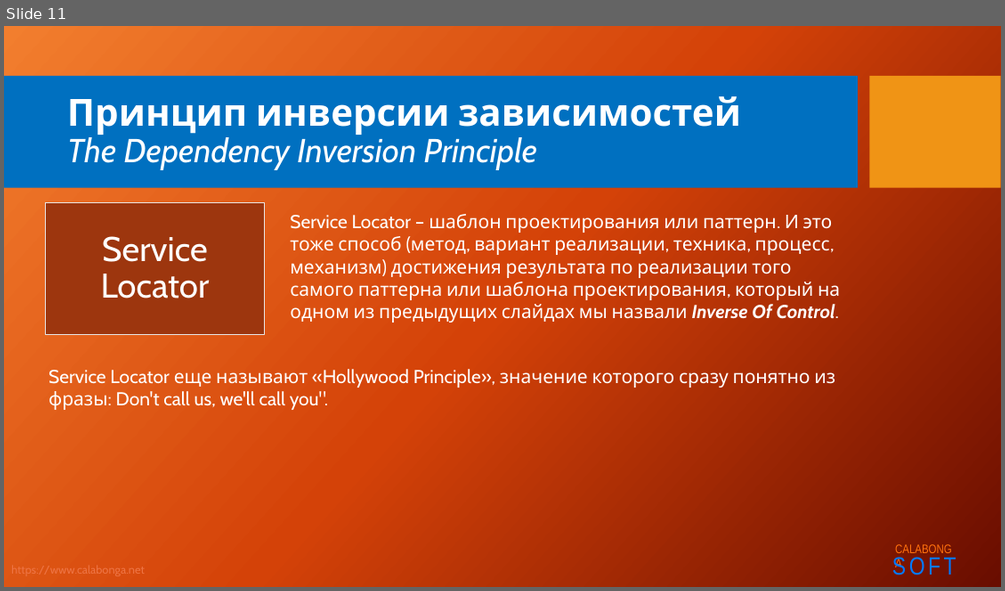
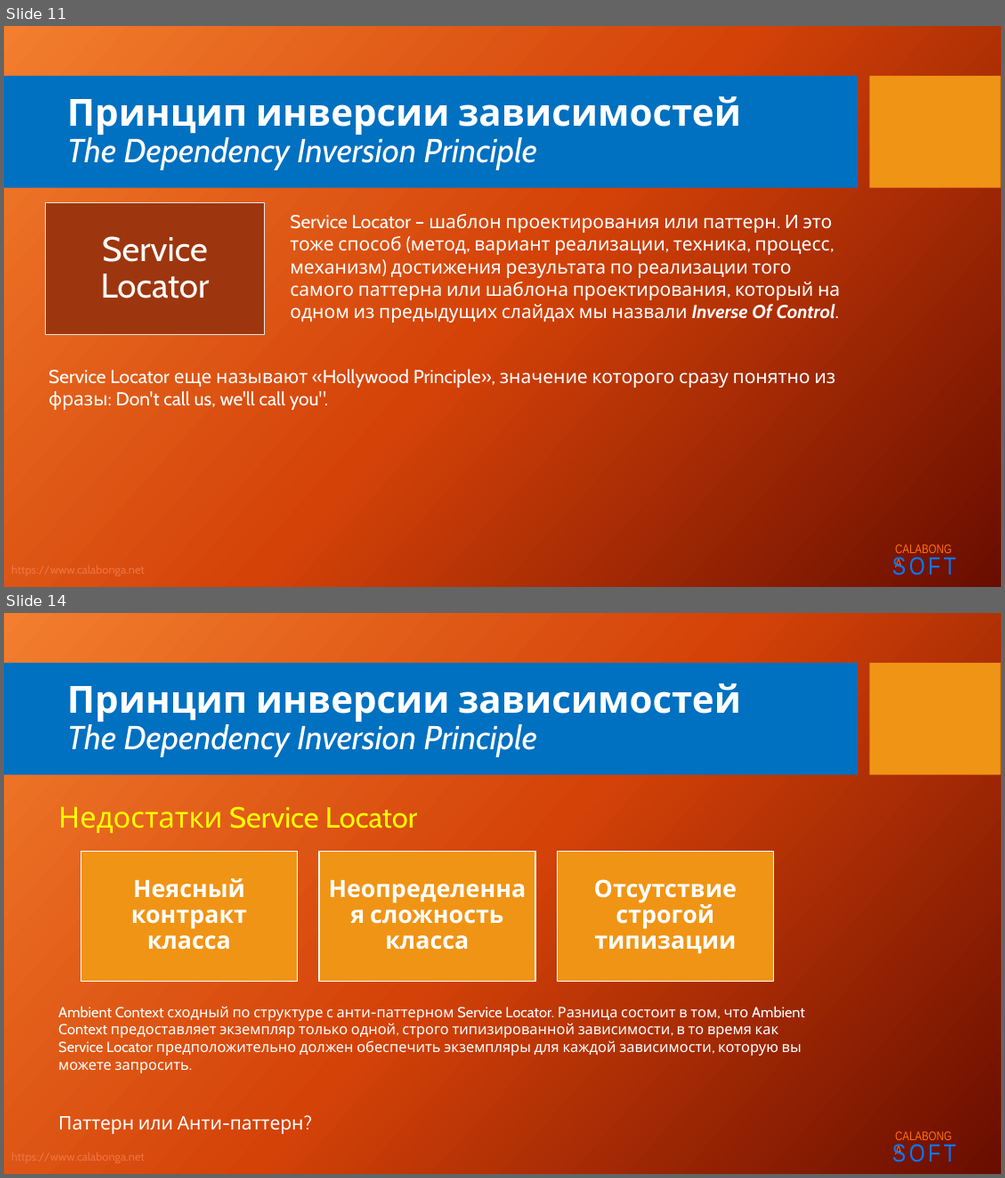
Before and after one commit to Calabonga/SOLID, a slide deck: Powerpoint/5.SOLID_D.pptx. Shown one above the other, each under a label of ours: slide 11 before the commit, slides 11 and 14 after it; the slides between them are not shown. The pictures are 1005x591 and 1005x1178 pixels, drawn with LibreOffice and Linux fonts; fonts in the diff are those of the drawing; background and template pictures are left out. Boxes give left, top, right and bottom in pixels: in the first picture for what was removed or moved away, otherwise in the second. Text is boxed around its words. In the diff, an @@ line names an element or a change of style, - is before the commit and + after.

```diff
--- a/Powerpoint/5.SOLID_D.pptx
+++ b/Powerpoint/5.SOLID_D.pptx
@@ slide 14 added at box(4, 613, 1001, 1174), background picture (left out); not listed: 5 template elements that a slide beside it also shows @@
@@ title added at box(67, 683, 741, 757), 32 pt, text #FFFFFF, italic @@
+Принцип инверсии зависимостей
+The Dependency Inversion Principle
@@ text added at box(58, 806, 417, 833), 28 pt, text #FFFF00 @@
+Недостатки Service Locator
@@ group added at box(81, 851, 774, 981): 3 rectangles, 3 texts @@
+Неясный контракт класса
+Неопределенная сложность класса
+Отсутствие строгой типизации
@@ text added at box(58, 1005, 805, 1073), 14 pt, text #FFFFFF @@
+Ambient Context сходный по структуре с анти-паттерном Service Locator. Разница состоит в том, что Ambient Context предоставляет экземпляр только одной, строго типизированной зависимости, в то время как Service Locator предположительно должен обеспечить экземпляры для каждой зависимости, которую вы можете запросить.
@@ text added at box(58, 1116, 304, 1134), 18 pt, text #FFFFFF @@
+Паттерн или Анти-паттерн?
```
Also in this commit, not shown: 2 slides changed, 4 other slides added, 9 other files.
